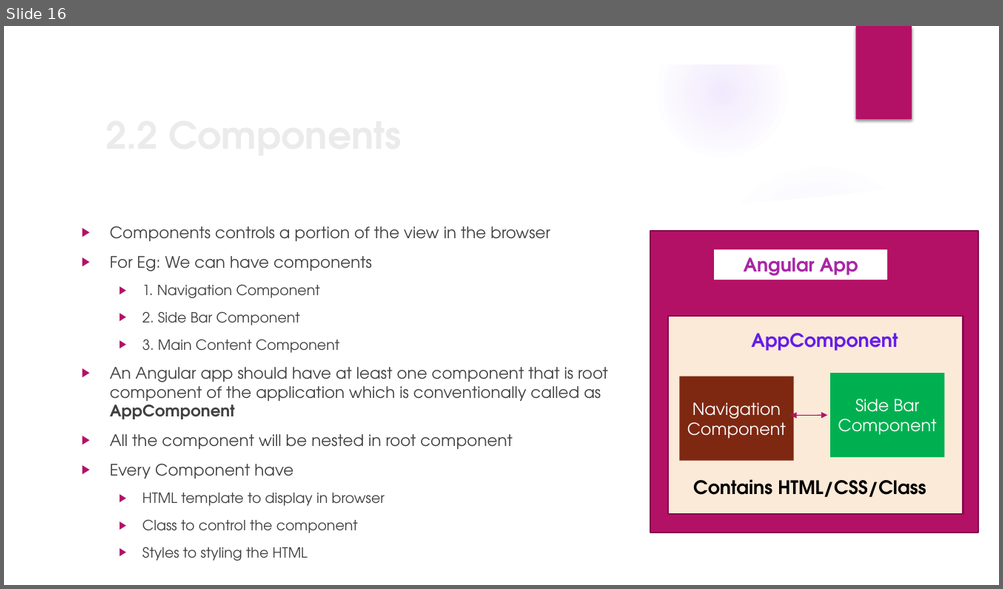
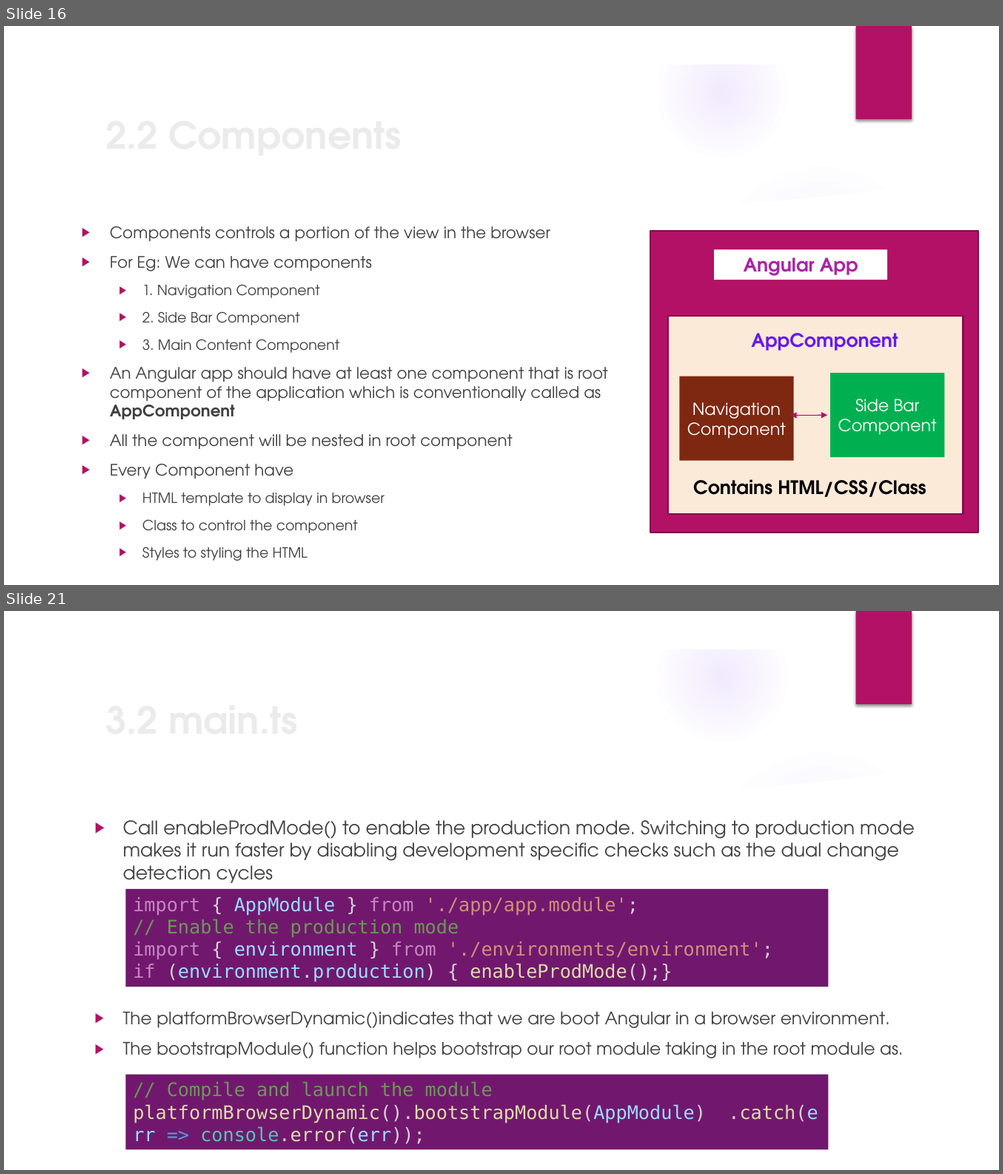
Before and after one commit to monicka2479/AngularSession, a slide deck: Angular Presentation.pptx. Shown one above the other, each under a label of ours: slide 16 before the commit, slides 16 and 21 after it; the slides between them are not shown. The pictures are 1003x589 and 1003x1174 pixels, drawn with LibreOffice and Linux fonts; fonts in the diff are those of the drawing; background and template pictures are left out. Boxes give left, top, right and bottom in pixels: in the first picture for what was removed or moved away, otherwise in the second. Text is boxed around its words. In the diff, an @@ line names an element or a change of style, - is before the commit and + after.

```diff
--- a/Angular Presentation.pptx
+++ b/Angular Presentation.pptx
@@ slide 21 added at (4,611,999,1170), background picture (left out); not listed: 9 template elements that a slide beside it also shows @@
@@ title added at (98,690,813,748), 36 pt, text #EBEBEB, bold @@
+3.2 main.ts
@@ text added at (123,820,914,883), 18 pt, text #404040 @@
+▶ Call enableProdMode() to enable the production mode. Switching to production mode makes it run faster by disabling development specific checks such as the dual change detection cycles
@@ rectangle added at (125,889,828,987), fill #71186E, 18 pt, text #CE9178 @@
+import { AppModule } from './app/app.module';
+// Enable the production mode
+import { environment } from './environments/environment';
+if (environment.production) { enableProdMode();}
@@ text added at (123,1012,902,1059), 16.6 pt, text #404040 @@
+▶ The platformBrowserDynamic()indicates that we are boot Angular in a browser environment.
+▶ The bootstrapModule() function helps bootstrap our root module taking in the root module as.
@@ rectangle added at (125,1075,828,1150), fill #71186E, 18 pt, text #DCDCAA @@
+// Compile and launch the module
+platformBrowserDynamic().bootstrapModule(AppModule) .catch(err => console.error(err));
```
Also in this commit, not shown: 6 other slides added.
